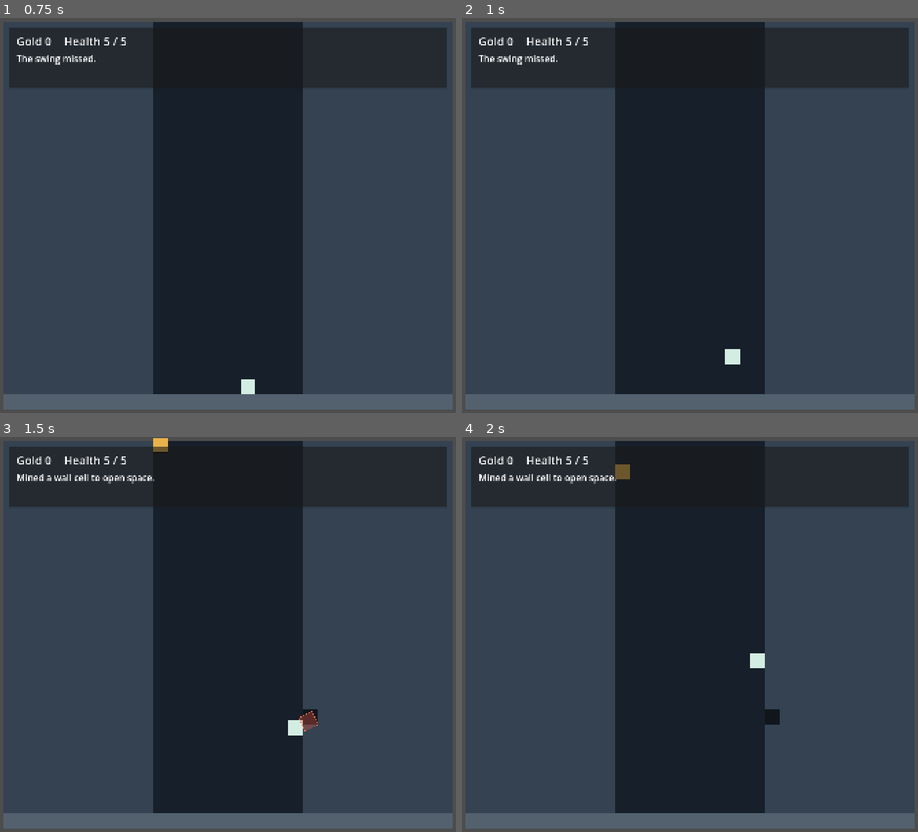
Above: before the commit, frames 1-4 (two rows, left to right).
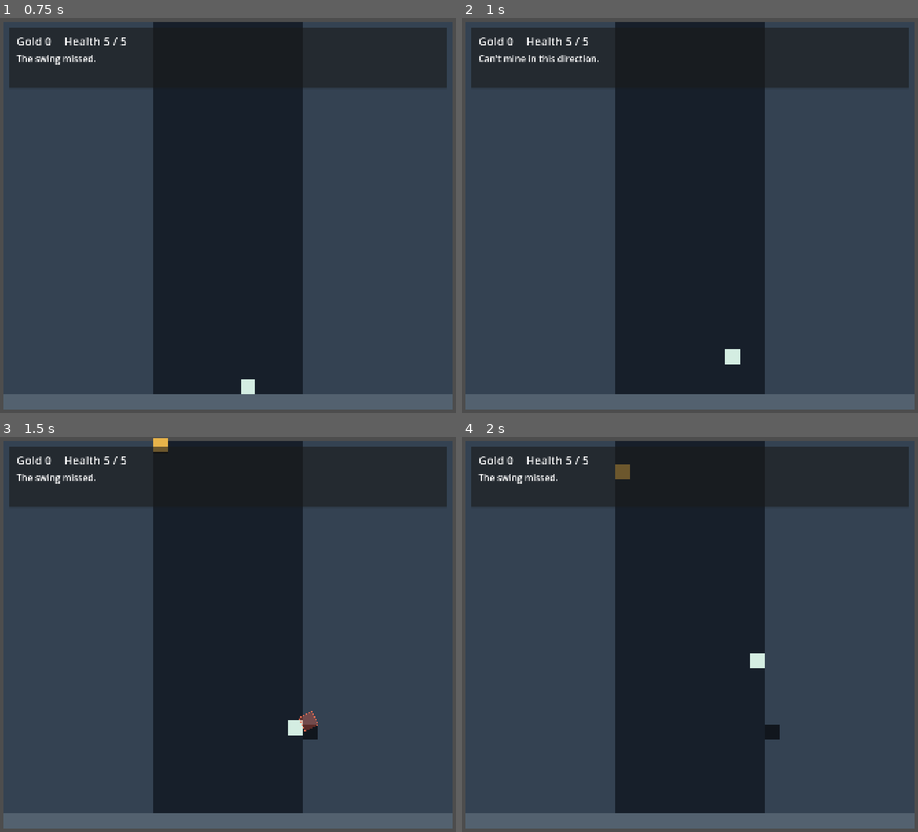
Above: after the commit, the same moments.

Repository: jegnit1/Burial-Protocol
Game: Godot game, scene res://scenes/main/Main.tscn
Same seed, same stepped clock (60 frames per second), same inputs: the game is played once before the commit and once after it.
Inputs (mouse positions are in pixels of both pictures, inside the frame that each line leads up to):
- Up to frame 1 (0.75 s): tap Enter at 0.5 s; move the mouse to (205, 294) at 0.52 s; press the mouse at (205, 294) at 0.53 s; hold D (move_right) from 0.53 s (still down)
- Up to frame 2 (1 s): keep holding D (move_right); tap W (jump) at 0.77 s; right-click (667, 294) at 0.8 s
- Up to frame 3 (1.5 s): keep holding D (move_right); tap W (jump) at 1.07 s; move the mouse to (364, 693) at 1.27 s; release the mouse at (364, 693) at 1.28 s; right-click (364, 693) at 1.35 s; click (364, 693) at 1.42 s
- Up to frame 4 (2 s): keep holding D (move_right); tap W (jump) at 1.52, 1.55, 1.82 s

Frame 1 is identical in both runs. In frame 2, 0.3% of the frame differs, in the area x 3-30%, y 9-12%; in frame 3, 0.6%; in frame 4, 0.6%, in the area x 3-70%, y 9-77%.

Commit message:
Refine mining collapse behavior and range

Diff:
--- a/project.godot
+++ b/project.godot
@@ -58,6 +58,16 @@
 "events": [Object(InputEventMouseButton,"resource_local_to_scene":false,"resource_name":"","device":-1,"window_id":0,"a …(253 unchanged characters)…
 ]
 }
+attack_action={
+"deadzone": 0.5,
+"events": [Object(InputEventMouseButton,"resource_local_to_scene":false,"resource_name":"","device":-1,"window_id":0,"alt_pressed":false,"shift_pressed":false,"ctrl_pressed":false,"meta_pressed":false,"button_mask":0,"position":Vector2(0, 0),"global_position":Vector2(0, 0),"factor":1.0,"button_index":1,"canceled":false,"pressed":false,"double_click":false,"script":null)
+]
+}
+mine_action={
+"deadzone": 0.5,
+"events": [Object(InputEventMouseButton,"resource_local_to_scene":false,"resource_name":"","device":-1,"window_id":0,"alt_pressed":false,"shift_pressed":false,"ctrl_pressed":false,"meta_pressed":false,"button_mask":0,"position":Vector2(0, 0),"global_position":Vector2(0, 0),"factor":1.0,"button_index":2,"canceled":false,"pressed":false,"double_click":false,"script":null)
+]
+}
 restart={
 "deadzone": 0.5,
 "events": [Object(InputEventKey,"resource_local_to_scene":false,"resource_name":"","device":-1,"window_id":0,"alt_press …(192 unchanged characters)…
--- a/scenes/main/Main.gd
+++ b/scenes/main/Main.gd
@@ -31,9 +31,12 @@
 		return
 	if Input.is_action_just_pressed("ui_toggle_status"):
 		hud.toggle_debug_panel()
-	var action_direction := player.consume_primary_action_direction()
-	if action_direction != Vector2.ZERO:
-		_handle_primary_action(action_direction)
+	var attack_direction := player.consume_attack_direction()
+	if attack_direction != Vector2.ZERO:
+		_handle_attack_action(attack_direction)
+	var mine_direction := player.consume_mining_direction()
+	if mine_direction != Vector2.ZERO:
+		_handle_mining_action(mine_direction)
 	sand_field.step_simulation(player.get_body_rect())
 	_refresh_debug()
 
@@ -49,7 +52,7 @@
 	block.decomposed.connect(_on_block_decomposed)
 
 
-func _handle_primary_action(direction: Vector2) -> void:
+func _handle_attack_action(direction: Vector2) -> void:
 	var attack_shape_data := player.get_attack_shape_data(direction)
 	var attack_shape := RectangleShape2D.new()
 	attack_shape.size = attack_shape_data["size"]
@@ -71,12 +74,24 @@
 			hit_count += 1
 	if hit_count > 0:
 		GameState.set_status_text("Hit %d falling block(s)." % hit_count)
+	else:
+		GameState.set_status_text("The swing missed.")
+
+
+func _handle_mining_action(direction: Vector2) -> void:
+	var mining_direction := player.get_mining_direction(direction)
+	if mining_direction == Vector2i.ZERO:
+		GameState.set_status_text("Can't mine in this direction.")
 		return
-	var mining_direction := player.get_mining_direction(direction)
-	if mining_direction != Vector2i.ZERO and world_grid.try_mine_in_rect(player.get_mining_rect(mining_direction), mining_direction):
+	var mine_rect := player.get_mining_rect(mining_direction)
+	var sand_removed := sand_field.try_mine_in_rect(mine_rect, mining_direction, GameConstants.PLAYER_MINING_DAMAGE)
+	if sand_removed > 0:
+		GameState.set_status_text("Mined %d sand cell(s)." % sand_removed)
+		return
+	if world_grid.try_mine_in_rect(mine_rect, mining_direction, GameConstants.PLAYER_MINING_DAMAGE):
 		GameState.set_status_text("Mined a wall cell to open space.")
 		return
-	GameState.set_status_text("The swing missed.")
+	GameState.set_status_text("Nothing to mine here.")
 
 
 func _on_block_destroyed(block: FallingBlock) -> void:
--- a/scenes/player/Player.gd
+++ b/scenes/player/Player.gd
@@ -14,8 +14,13 @@
 var attack_buffer_remaining := 0.0
 var pending_attack_direction := Vector2.ZERO
 var attack_visual_direction := Vector2.RIGHT
+var attack_visual_time := 0.0
+var mining_cooldown := 0.0
+var mining_buffer_remaining := 0.0
+var pending_mine_direction := Vector2.ZERO
+var mining_visual_direction := Vector2i.RIGHT
+var mining_visual_time := 0.0
 var damage_cooldown := 0.0
-var attack_visual_time := 0.0
 var jump_started_this_frame := false
 var is_on_floor := false
 var is_on_sand := false
@@ -31,12 +36,18 @@
 func _input(event: InputEvent) -> void:
 	if event.is_action_pressed("jump"):
 		jump_buffer_remaining = GameConstants.PLAYER_JUMP_BUFFER_TIME
-	if event.is_action_pressed("primary_action"):
+	if event.is_action_pressed("attack_action"):
 		attack_buffer_remaining = GameConstants.PLAYER_ATTACK_BUFFER_TIME
 		pending_attack_direction = _resolve_attack_direction()
 		attack_visual_direction = pending_attack_direction
 		attack_visual_time = GameConstants.PLAYER_ATTACK_VISUAL_DURATION
 		queue_redraw()
+	if event.is_action_pressed("mine_action"):
+		mining_buffer_remaining = GameConstants.PLAYER_MINING_BUFFER_TIME
+		pending_mine_direction = _resolve_attack_direction()
+		mining_visual_direction = get_mining_direction(pending_mine_direction)
+		mining_visual_time = GameConstants.PLAYER_ATTACK_VISUAL_DURATION
+		queue_redraw()
 
 
 func setup(target_world: WorldGrid, target_sand: SandField, target_blocks: Node2D) -> void:
@@ -54,8 +65,11 @@
 	coyote_time_remaining = max(coyote_time_remaining - delta, 0.0)
 	attack_cooldown = max(attack_cooldown - delta, 0.0)
 	attack_buffer_remaining = max(attack_buffer_remaining - delta, 0.0)
+	mining_cooldown = max(mining_cooldown - delta, 0.0)
+	mining_buffer_remaining = max(mining_buffer_remaining - delta, 0.0)
 	damage_cooldown = max(damage_cooldown - delta, 0.0)
 	attack_visual_time = max(attack_visual_time - delta, 0.0)
+	mining_visual_time = max(mining_visual_time - delta, 0.0)
 	jump_started_this_frame = false
 	_refresh_contacts()
 	_apply_jump_input()
@@ -73,6 +87,10 @@
 
 
 func consume_primary_action_direction() -> Vector2:
+	return consume_attack_direction()
+
+
+func consume_attack_direction() -> Vector2:
 	if attack_cooldown > 0.0:
 		return Vector2.ZERO
 	if attack_buffer_remaining <= 0.0:
@@ -88,6 +106,22 @@
 	return direction
 
 
+func consume_mining_direction() -> Vector2:
+	if mining_cooldown > 0.0:
+		return Vector2.ZERO
+	if mining_buffer_remaining <= 0.0:
+		return Vector2.ZERO
+	mining_buffer_remaining = 0.0
+	mining_cooldown = GameConstants.PLAYER_MINING_COOLDOWN
+	var direction := pending_mine_direction
+	if direction == Vector2.ZERO:
+		direction = _resolve_attack_direction()
+	mining_visual_direction = get_mining_direction(direction)
+	mining_visual_time = GameConstants.PLAYER_ATTACK_VISUAL_DURATION
+	queue_redraw()
+	return direction
+
+
 func get_attack_shape_data(direction: Vector2) -> Dictionary:
 	var local_data := _get_attack_local_shape_data(direction)
 	return {
@@ -132,8 +166,8 @@
 
 
 func get_mining_rect(direction: Vector2i) -> Rect2:
-	var attack_local := _get_axis_attack_local_rect(direction)
-	return Rect2(position + attack_local.position, attack_local.size)
+	var local_rect := _get_local_mining_rect(direction)
+	return Rect2(position + local_rect.position, local_rect.size)
 
 
 func receive_crush_hit() -> bool:
@@ -163,14 +197,12 @@
 	if is_on_floor or coyote_time_remaining > 0.0:
 		jump_buffer_remaining = 0.0
 		coyote_time_remaining = 0.0
-		sand_field.try_clear_jump_space(get_body_rect(), facing.x)
 		velocity.y = GameConstants.PLAYER_JUMP_SPEED
 		jump_started_this_frame = true
 		return
 	if is_on_left_wall or is_on_right_wall:
 		jump_buffer_remaining = 0.0
 		var wall_direction := 1 if is_on_left_wall else -1
-		sand_field.try_clear_jump_space(get_body_rect(), wall_direction)
 		velocity.x = wall_direction * GameConstants.PLAYER_WALL_JUMP_SPEED_X
 		velocity.y = GameConstants.PLAYER_JUMP_SPEED
 		extra_jumps_left = GameConstants.PLAYER_EXTRA_JUMPS
@@ -180,7 +212,6 @@
 	if extra_jumps_left > 0:
 		jump_buffer_remaining = 0.0
 		extra_jumps_left -= 1
-		sand_field.try_clear_jump_space(get_body_rect(), facing.x)
 		velocity.y = GameConstants.PLAYER_JUMP_SPEED
 		jump_started_this_frame = true
 
@@ -401,6 +432,23 @@
 	])
 
 
+func _get_local_mining_rect(direction: Vector2i) -> Rect2:
+	var body := _get_body_local_rect()
+	var width := GameConstants.PLAYER_MINE_RANGE
+	var height := GameConstants.PLAYER_MINE_HEIGHT
+	if direction.x > 0:
+		return Rect2(
+			Vector2(body.end.x, -height * 0.5),
+			Vector2(width, height)
+		)
+	if direction.x < 0:
+		return Rect2(
+			Vector2(body.position.x - width, -height * 0.5),
+			Vector2(width, height)
+		)
+	return Rect2(body.position, Vector2.ZERO)
+
+
 func _get_body_local_rect() -> Rect2:
 	return Rect2(-GameConstants.PLAYER_SIZE * 0.5, GameConstants.PLAYER_SIZE)
 
@@ -413,10 +461,9 @@
 func _get_upward_sand_rect(rect: Rect2) -> Rect2:
 	var side_margin := float(GameConstants.SAND_CELL_SIZE)
 	var width: float = maxf(rect.size.x - side_margin * 2.0, side_margin * 2.0)
-	var head_height: float = maxf(float(GameConstants.SAND_CELL_SIZE) * 2.0, rect.size.y * 0.55)
 	return Rect2(
 		Vector2(rect.position.x + (rect.size.x - width) * 0.5, rect.position.y),
-		Vector2(width, head_height)
+		Vector2(width, GameConstants.PLAYER_UPWARD_SAND_CHECK_HEIGHT)
 	)
 
 
@@ -438,3 +485,7 @@
 		for index in range(preview_polygon.size()):
 			var next_index := (index + 1) % preview_polygon.size()
 			draw_line(preview_polygon[index], preview_polygon[next_index], Color(0.95, 0.45, 0.33, 0.95), 2.0)
+	if mining_visual_time > 0.0 and mining_visual_direction != Vector2i.ZERO:
+		var mining_rect := _get_local_mining_rect(mining_visual_direction)
+		draw_rect(mining_rect, GameConstants.MINING_PREVIEW_COLOR)
+		draw_rect(mining_rect, Color(0.93, 0.84, 0.43, 0.95), false, 2.0)
--- a/scenes/world/SandField.gd
+++ b/scenes/world/SandField.gd
@@ -4,6 +4,7 @@
 var world_grid: WorldGrid
 var sand_cells: Dictionary = {}
 var active_cells: Dictionary = {}
+var mining_triggered_cells: Dictionary = {}
 var flow_flip := false
 var blocked_push_signature := ""
 var blocked_jump_signature := ""
@@ -21,6 +22,7 @@
 	world_grid = target_world
 	sand_cells.clear()
 	active_cells.clear()
+	mining_triggered_cells.clear()
 	blocked_push_signature = ""
 	blocked_jump_signature = ""
 	blocked_jump_retry_frame = -1
@@ -93,11 +95,21 @@
 	var processed := 0
 	for cell in cells:
 		if processed >= GameConstants.SAND_FLOW_UPDATES_PER_TICK:
-			_mark_active(cell, 0)
+			_mark_active_cell(cell)
 			continue
 		if not sand_cells.has(cell):
+			mining_triggered_cells.erase(cell)
 			continue
-		if _try_move_cell(cell):
+		var mining_ttl := _get_mining_trigger_ttl(cell)
+		if mining_ttl > 0:
+			_update_stability_for_cell(cell)
+			if sand_cells[cell].stable:
+				mining_triggered_cells.erase(cell)
+			elif _try_move_cell(cell, mining_ttl):
+				moved = true
+			else:
+				_advance_mining_trigger(cell, mining_ttl)
+		elif _try_move_cell(cell):
 			moved = true
 		else:
 			_update_stability_for_cell(cell)
@@ -211,6 +223,55 @@
 	return moved
 
 
+# 모래 채굴: mine_rect 안의 sand_cells를 방향 기준 정렬하여 앞쪽에서 mining_damage개 즉시 삭제.
+# 삭제 후 전체 적층 재계산 금지 - 삭제 셀 주변만 active 처리.
+# 반환: 실제 삭제된 셀 수 (0이면 채굴 실패).
+func try_mine_in_rect(mine_rect: Rect2, direction: Vector2i, mining_damage: int = 1) -> int:
+	if world_grid == null or sand_cells.is_empty():
+		return 0
+	var min_cell := world_to_sand_cell(mine_rect.position)
+	var max_cell := world_to_sand_cell(mine_rect.position + mine_rect.size - Vector2.ONE)
+	var candidates: Array[Vector2i] = []
+	for y in range(min_cell.y, max_cell.y + 1):
+		for x in range(min_cell.x, max_cell.x + 1):
+			var cell := Vector2i(x, y)
+			if sand_cells.has(cell) and get_sand_cell_rect(cell).intersects(mine_rect):
+				candidates.append(cell)
+	if candidates.is_empty():
+		return 0
+	# 방향 기준 정렬: 진행 방향의 앞쪽(가장 가까운) 셀을 먼저 제거
+	candidates.sort_custom(func(a: Vector2i, b: Vector2i) -> bool:
+		if direction.x < 0:
+			return a.x > b.x   # 왼쪽 채굴: x가 큰(오른쪽) 셀이 앞쪽
+		if direction.x > 0:
+			return a.x < b.x   # 오른쪽 채굴: x가 작은(왼쪽) 셀이 앞쪽
+		if direction.y < 0:
+			return a.y > b.y   # 위 채굴: y가 큰(아래쪽) 셀이 앞쪽
+		return a.y < b.y       # 아래 채굴: y가 작은(위쪽) 셀이 앞쪽
+	)
+	var removal_limit := candidates.size()
+	if mining_damage > 0:
+		removal_limit = max(removal_limit, mining_damage)
+	var removed := 0
+	var removed_cells: Array[Vector2i] = []
+	for cell in candidates:
+		if removed >= removal_limit:
+			break
+		if not sand_cells.has(cell):
+			continue
+		sand_cells.erase(cell)
+		mining_triggered_cells.erase(cell)
+		removed_cells.append(cell)
+		# 삭제 셀 주변만 active 표시 - 전체 재계산 금지
+		removed += 1
+	if removed > 0:
+		blocked_push_signature = ""
+		blocked_jump_signature = ""
+		_mark_active_after_mining(removed_cells)
+		queue_redraw()
+	return removed
+
+
 func get_sand_count() -> int:
 	return sand_cells.size()
 
@@ -290,11 +351,14 @@
 	return false
 
 
-func _try_move_cell(cell: Vector2i) -> bool:
+func _try_move_cell(cell: Vector2i, mining_trigger_ttl: int = 0) -> bool:
 	var down := cell + Vector2i.DOWN
 	if _can_occupy(down):
-		_move_cell(cell, down)
-		return true
+		var next_mining_ttl: int = max(mining_trigger_ttl - 1, 0)
+		_move_cell(cell, down, next_mining_ttl, mining_trigger_ttl > 0)
+		return true
+	if mining_trigger_ttl > 0:
+		return false
 	var side_order := [Vector2i.LEFT, Vector2i.RIGHT]
 	if flow_flip:
 		side_order.reverse()
@@ -306,9 +370,14 @@
 	return false
 
 
-func _move_cell(from_cell: Vector2i, to_cell: Vector2i) -> void:
+func _move_cell(from_cell: Vector2i, to_cell: Vector2i, next_mining_ttl: int = 0, conservative_activation: bool = false) -> void:
 	sand_cells[to_cell] = sand_cells[from_cell]
 	sand_cells.erase(from_cell)
+	mining_triggered_cells.erase(from_cell)
+	if next_mining_ttl > 0:
+		mining_triggered_cells[to_cell] = next_mining_ttl
+	else:
+		mining_triggered_cells.erase(to_cell)
 	if push_move_budget > 0:
 		push_move_budget -= 1
 	if jump_move_budget > 0:
@@ -316,8 +385,11 @@
 	blocked_push_signature = ""
 	blocked_jump_signature = ""
 	blocked_jump_retry_frame = -1
-	_mark_active(from_cell, 1)
-	_mark_active(to_cell, 1)
+	if conservative_activation:
+		_mark_active_after_mining([from_cell, to_cell])
+	else:
+		_mark_active(from_cell, 1)
+		_mark_active(to_cell, 1)
 	_update_stability_for_cell(to_cell)
 	_update_stability_for_cell(from_cell + Vector2i.UP)
 
@@ -333,12 +405,54 @@
 		return
 	var below: Vector2i = cell + Vector2i.DOWN
 	sand_cells[cell].stable = _is_static_blocked(below) or sand_cells.has(below)
+
+
+func _mark_active_after_mining(mined_cells: Array[Vector2i]) -> void:
+	for cell in mined_cells:
+		_mark_conservative_active(cell, false)
+		for offset in range(1, GameConstants.SAND_MINING_ACTIVE_ABOVE_CELLS + 1):
+			_mark_conservative_active(cell + Vector2i.UP * offset, true)
+		_mark_conservative_active(cell + Vector2i.LEFT, true)
+		_mark_conservative_active(cell + Vector2i.RIGHT, true)
+		_mark_conservative_active(cell + Vector2i.DOWN, true)
+
+
+func _mark_conservative_active(cell: Vector2i, mark_mining_trigger: bool) -> void:
+	_mark_active_cell(cell)
+	if not mark_mining_trigger:
+		return
+	if sand_cells.has(cell):
+		var existing_ttl := _get_mining_trigger_ttl(cell)
+		mining_triggered_cells[cell] = max(existing_ttl, GameConstants.SAND_MINING_VERTICAL_ONLY_TICKS)
+
+
+func _advance_mining_trigger(cell: Vector2i, mining_ttl: int) -> void:
+	if not sand_cells.has(cell):
+		mining_triggered_cells.erase(cell)
+		return
+	var next_ttl: int = max(mining_ttl - 1, 0)
+	if next_ttl > 0:
+		mining_triggered_cells[cell] = next_ttl
+	else:
+		mining_triggered_cells.erase(cell)
+	if not sand_cells[cell].stable:
+		_mark_active_cell(cell)
+
+
+func _get_mining_trigger_ttl(cell: Vector2i) -> int:
+	if not mining_triggered_cells.has(cell):
+		return 0
+	return int(mining_triggered_cells[cell])
+
+
+func _mark_active_cell(cell: Vector2i) -> void:
+	active_cells[cell] = true
 
 
 func _mark_active(cell: Vector2i, radius: int) -> void:
 	for y in range(cell.y - radius, cell.y + radius + 1):
 		for x in range(cell.x - radius, cell.x + radius + 1):
-			active_cells[Vector2i(x, y)] = true
+			_mark_active_cell(Vector2i(x, y))
 
 
 func _mark_active_rect(rect: Rect2, radius: int) -> void:
@@ -346,7 +460,7 @@
 	var max_cell := world_to_sand_cell(rect.position + rect.size - Vector2.ONE)
 	for y in range(min_cell.y - radius, max_cell.y + radius + 1):
 		for x in range(min_cell.x - radius, max_cell.x + radius + 1):
-			active_cells[Vector2i(x, y)] = true
+			_mark_active_cell(Vector2i(x, y))
 
 
 func _is_static_blocked(cell: Vector2i) -> bool:
--- a/scenes/world/WorldGrid.gd
+++ b/scenes/world/WorldGrid.gd
@@ -63,7 +63,7 @@
 	return false
 
 
-func try_mine_in_rect(attack_rect: Rect2, direction: Vector2i) -> bool:
+func try_mine_in_rect(attack_rect: Rect2, direction: Vector2i, mining_damage: int = 1) -> bool:
 	var min_cell := world_to_cell(attack_rect.position)
 	var max_cell := world_to_cell(attack_rect.position + attack_rect.size - Vector2.ONE)
 	var cell_list: Array[Vector2i] = []
@@ -81,6 +81,7 @@
 			return a.x > b.x
 		return a.y < b.y
 	)
+	# 현재는 mining_damage에 무관하게 1셀 제거 유지 (향후 확장 가능)
 	wall_cells.erase(cell_list[0])
 	queue_redraw()
 	return true
--- a/scripts/autoload/GameConstants.gd
+++ b/scripts/autoload/GameConstants.gd
@@ -82,9 +82,9 @@
 const PLAYER_COYOTE_TIME := 0.1
 # 플레이어 기본 공격 1회의 피해량.
 const PLAYER_ATTACK_DAMAGE := 1
-# 플레이어 몸체 기준 공격 판정이 뻗는 거리.
+# 플레이어 몸체 기준 공격 판정이 뻗는 거리 (1U).
 const PLAYER_ATTACK_RANGE := float(CELL_SIZE)
-# 공격 판정 직사각형의 두께.
+# 공격 판정 직사각형의 두께 (1U).
 const PLAYER_ATTACK_THICKNESS := float(CELL_SIZE)
 # 연속 공격 사이의 최소 간격.
 const PLAYER_ATTACK_COOLDOWN := 0.1
@@ -99,6 +99,18 @@
 # 피해를 받은 직후 적용되는 무적 시간.
 const PLAYER_DAMAGE_INVULNERABILITY := 0.5
 
+# 채굴 1회의 피해량 (현재 벽 1셀 기준).
+const PLAYER_MINING_DAMAGE := 1
+# 연속 채굴 사이의 최소 간격.
+const PLAYER_MINING_COOLDOWN := 0.15
+# 채굴 입력을 미리 저장해두는 버퍼 시간.
+const PLAYER_MINING_BUFFER_TIME := 0.12
+# 채굴 범위: 플레이어 몸체에서 뻗는 거리 (0.25U).
+const PLAYER_MINE_RANGE := float(CELL_SIZE) * 0.5
+# 채굴 범위: 세로 높이 (1U).
+const PLAYER_MINE_HEIGHT := float(CELL_SIZE)
+const PLAYER_UPWARD_SAND_CHECK_HEIGHT := 2.0
+
 # 낙하 블록의 낙하 속도(px/s).
 const BLOCK_FALL_SPEED := 226.0
 # 자동 낙하 블록 생성 간격(초).
@@ -116,6 +128,8 @@
 const SAND_FLOW_UPDATES_PER_TICK := 132
 # 플레이어 주변에서 모래 시뮬레이션을 활성 상태로 유지하는 반경.
 const SAND_ACTIVE_RADIUS := 3
+const SAND_MINING_VERTICAL_ONLY_TICKS := 2
+const SAND_MINING_ACTIVE_ABOVE_CELLS := 3
 # 모래를 밀 때 전방으로 추가 확인하는 가로 셀 여유분.
 const SAND_PUSH_FRONT_PADDING := 2
 # 모래 밀기 해결 중 추가 확인하는 세로 셀 여유분.
@@ -155,6 +169,7 @@
 const PLAYER_HURT_COLOR := Color("f58d7e")
 # 공격 미리보기 오버레이에 쓰는 색상.
 const ATTACK_PREVIEW_COLOR := Color(0.95, 0.35, 0.25, 0.32)
+const MINING_PREVIEW_COLOR := Color(0.86, 0.78, 0.36, 0.28)
 # 디버그 패널 배경색.
 const DEBUG_PANEL_COLOR := Color(0.05, 0.07, 0.09, 0.88)
 # 디버그 패널 테두리 색상.
@@ -241,6 +256,12 @@
 	"primary_action": [
 		{"type": "mouse_button", "button_index": MOUSE_BUTTON_LEFT},
 	],
+	"attack_action": [
+		{"type": "mouse_button", "button_index": MOUSE_BUTTON_LEFT},
+	],
+	"mine_action": [
+		{"type": "mouse_button", "button_index": MOUSE_BUTTON_RIGHT},
+	],
 	"restart": [
 		{"type": "key", "code": KEY_R},
 	],
